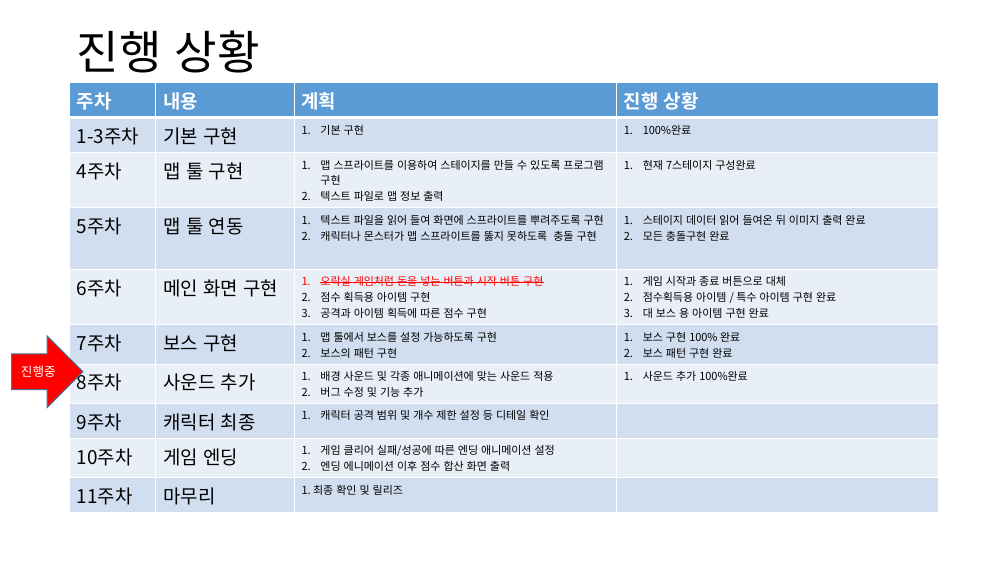
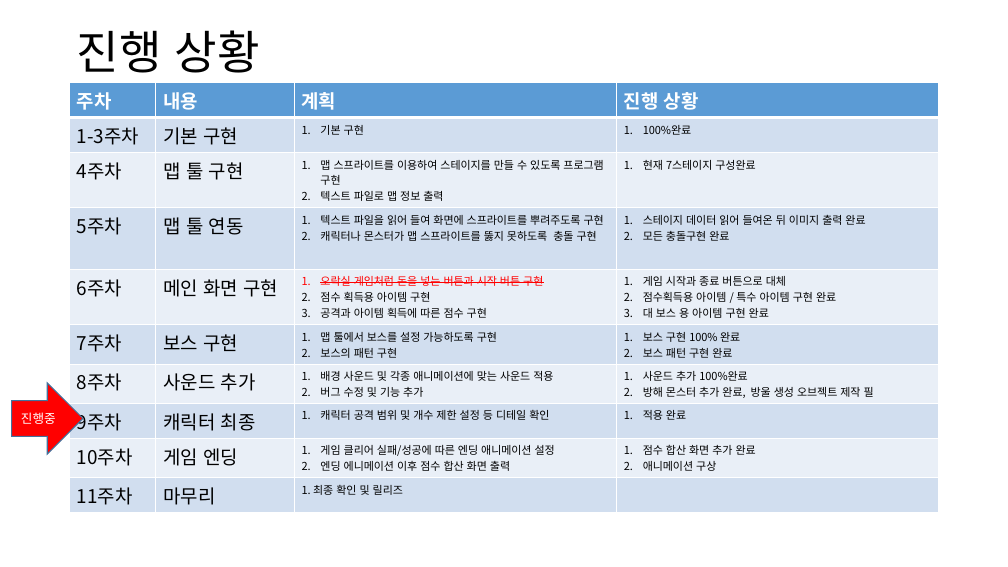
Before and after one commit to NadanKim/BubbleBobble_Copy, a slide deck: slide 4 of 2013180003 김나단 3차발표 ppt.pptx. Drawn at 1008x567 pixels with LibreOffice and Linux fonts; fonts in the diff are those of the drawing. Boxes give left, top, right and bottom in pixels: in the first picture for what was removed or moved away, otherwise in the second. Text is boxed around its words. In the diff, an @@ line names an element or a change of style, - is before the commit and + after.

```diff
--- a/2013180003 김나단 3차발표 ppt.pptx
+++ b/2013180003 김나단 3차발표 ppt.pptx
@@ table at <box>70,82,939,509</box> @@
-row 7, column 4: 사운드 추가 100%완료
+row 7, column 4: 사운드 추가 100%완료 / 방해 몬스터 추가 완료, 방울 생성 오브젝트 제작 필
-row 8, column 4: 
+row 8, column 4: 적용 완료
-row 9, column 4: 
+row 9, column 4: 점수 합산 화면 추가 완료 / 애니메이션 구상
@@ right arrow "진행중": place and size @@
-right arrow "진행중" at <box>11,336,82,407</box>
+right arrow "진행중" at <box>11,383,82,454</box>
```
Also in this commit, not shown: 25 other files.
